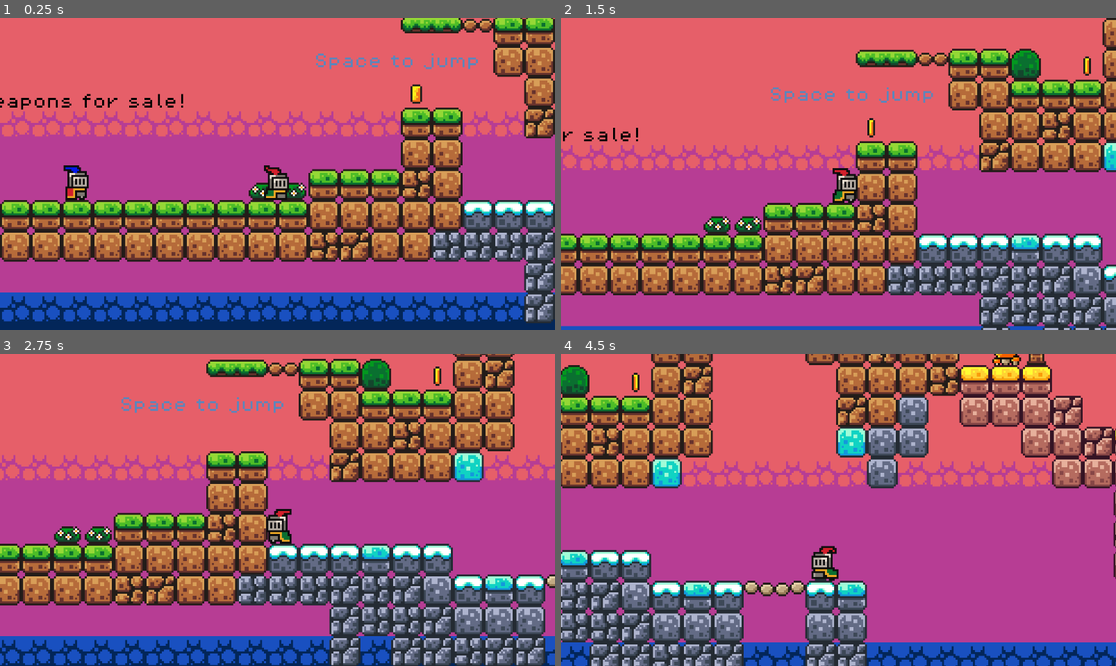
Above: before the commit, frames 1-4 (two rows, left to right).
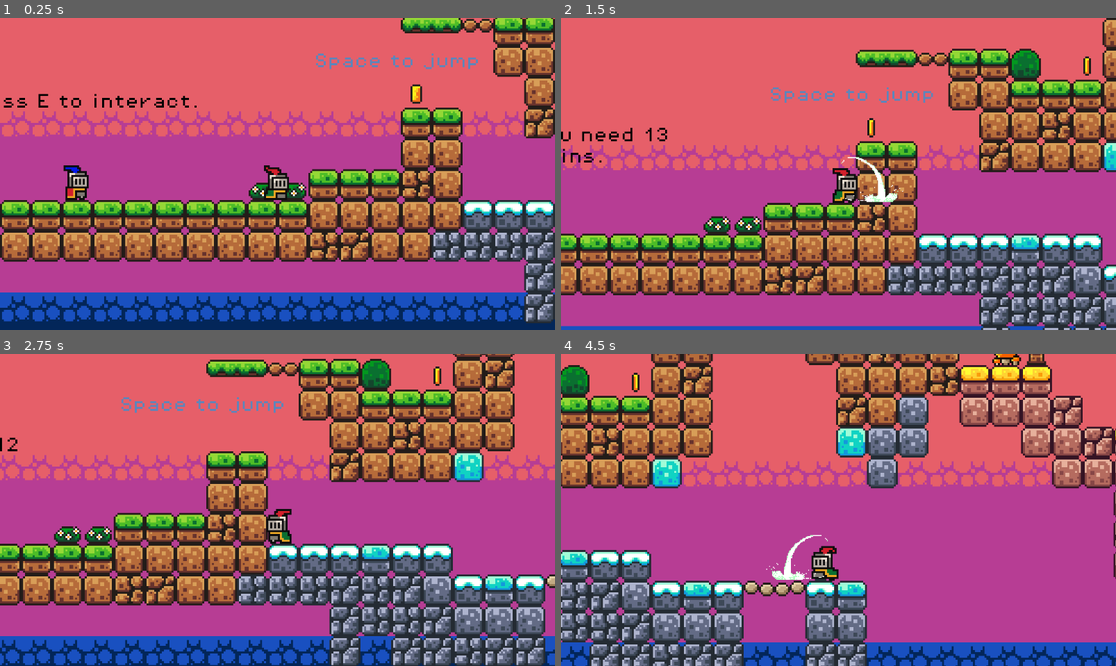
Above: after the commit, the same moments.

Repository: voyous/first-game-godot
Game: Godot game, scene res://scenes/game.tscn
Two runs of this game, one before a commit and one after it. Both use one fixed random seed, a clock stepped at 60 frames per second and the inputs below.
Inputs:
- Up to frame 1 (0.25 s): no input
- Up to frame 2 (1.5 s): tap E (interact) at 0.5, 0.6 s; hold Right (move_right) from 0.53 s (still down); tap Up (jump) at 0.77 s; tap X (attack, bound only after the commit) at 0.8, 1.35 s
- Up to frame 3 (2.75 s): tap Up (jump) at 1.52 s; tap E (interact) at 1.55, 2.1 s; release Right (move_right) at 2.03 s; hold Left (move_left) from 2.03 s (still down); tap X (attack, bound only after the commit) at 2.3 s
- Up to frame 4 (4.5 s): release Left (move_left) at 2.78 s; hold Right (move_right) 2.78-4.28 s; tap X (attack, bound only after the commit) at 2.85, 3.8, 4.35 s; tap Up (jump) at 3.02, 3.77 s; tap E (interact) at 3.05, 3.6 s; hold Left (move_left) from 4.28 s (still down)

The runs differ from the first frame. In frame 1, 0.6% of the frame differs, in the area x 0-36%, y 24-30%; in frame 2, 0.7%, in the area x 0-62%, y 35-60%; in frame 3, less than 0.1%; in frame 4, 0.3%.

Commit message:
added attack animation

Diff:
--- a/project.godot
+++ b/project.godot
@@ -45,6 +45,11 @@
 "events": [Object(InputEventKey,"resource_local_to_scene":false,"resource_name":"","device":-1,"window_id":0,"alt_press …(192 unchanged characters)…
 ]
 }
+attack={
+"deadzone": 0.2,
+"events": [Object(InputEventKey,"resource_local_to_scene":false,"resource_name":"","device":-1,"window_id":0,"alt_pressed":false,"shift_pressed":false,"ctrl_pressed":false,"meta_pressed":false,"pressed":false,"keycode":0,"physical_keycode":88,"key_label":0,"unicode":120,"location":0,"echo":false,"script":null)
+]
+}
 
 [rendering]
 
--- /dev/null
+++ b/scenes/attack.tscn
@@ -0,0 +1,56 @@
+[gd_scene load_steps=9 format=3 uid="uid://b42nbn0ygtuot"]
+
+[ext_resource type="Texture2D" uid="uid://b7qoqpnjkmaul" path="res://assets/sprites/nada (2).png" id="1_7gqiv"]
+[ext_resource type="Script" uid="uid://7f4f7bk3ip1q" path="res://scripts/attack.gd" id="1_m0rgg"]
+[ext_resource type="Texture2D" uid="uid://byaab0nkk673t" path="res://assets/sprites/A200-1.png" id="2_m0rgg"]
+[ext_resource type="Texture2D" uid="uid://dv5kvyuyvpq7c" path="res://assets/sprites/A200-2.png" id="3_2shtu"]
+[ext_resource type="Texture2D" uid="uid://hufymbe7flv" path="res://assets/sprites/A200-3.png" id="4_40vx7"]
+[ext_resource type="Texture2D" uid="uid://h7ap02mewtqo" path="res://assets/sprites/A200-4.png" id="5_skmhp"]
+
+[sub_resource type="SpriteFrames" id="SpriteFrames_j1mqd"]
+animations = [{
+"frames": [{
+"duration": 1.0,
+"texture": ExtResource("1_7gqiv")
+}, {
+"duration": 1.0,
+"texture": ExtResource("2_m0rgg")
+}, {
+"duration": 1.0,
+"texture": ExtResource("3_2shtu")
+}, {
+"duration": 1.0,
+"texture": ExtResource("4_40vx7")
+}, {
+"duration": 1.0,
+"texture": ExtResource("5_skmhp")
+}, {
+"duration": 1.0,
+"texture": ExtResource("1_7gqiv")
+}],
+"loop": false,
+"name": &"default",
+"speed": 15.0
+}]
+
+[sub_resource type="RectangleShape2D" id="RectangleShape2D_m0rgg"]
+size = Vector2(15, 16)
+
+[node name="attack" type="Area2D"]
+collision_layer = 4
+collision_mask = 4
+script = ExtResource("1_m0rgg")
+
+[node name="AnimatedSprite2D" type="AnimatedSprite2D" parent="."]
+position = Vector2(-3.8147e-06, -17)
+scale = Vector2(0.0644531, 0.0644531)
+sprite_frames = SubResource("SpriteFrames_j1mqd")
+autoplay = "default"
+frame = 5
+frame_progress = 1.0
+
+[node name="CollisionShape2D" type="CollisionShape2D" parent="."]
+position = Vector2(2.5, -5)
+shape = SubResource("RectangleShape2D_m0rgg")
+
+[connection signal="body_entered" from="." to="." method="_on_body_entered"]
--- a/scenes/merchant.tscn
+++ b/scenes/merchant.tscn
@@ -49,12 +49,11 @@
 position = Vector2(0, -12)
 sprite_frames = SubResource("SpriteFrames_krsg3")
 autoplay = "default"
-frame_progress = 0.645208
+frame_progress = 0.643073
 
 [node name="Timer" type="Timer" parent="."]
 
 [node name="Area2D" type="Area2D" parent="."]
-collision_mask = 2
 
 [node name="CollisionShape2D" type="CollisionShape2D" parent="Area2D"]
 position = Vector2(0, -11)
--- a/scenes/player.tscn
+++ b/scenes/player.tscn
@@ -1,8 +1,9 @@
-[gd_scene load_steps=31 format=3 uid="uid://1ahhfxgysgfe"]
+[gd_scene load_steps=32 format=3 uid="uid://1ahhfxgysgfe"]
 
 [ext_resource type="Texture2D" uid="uid://csdi5v0vagg3t" path="res://assets/sprites/knight.png" id="1_3vyb7"]
 [ext_resource type="Script" uid="uid://dm3nd4gyrusy5" path="res://scripts/player.gd" id="1_g2els"]
 [ext_resource type="AudioStream" uid="uid://mmf38qify5l5" path="res://assets/sounds/jump.wav" id="3_qhqgy"]
+[ext_resource type="AudioStream" uid="uid://b7xiy8xttn5gi" path="res://assets/sounds/tap.wav" id="4_dqkch"]
 
 [sub_resource type="AtlasTexture" id="AtlasTexture_4ni07"]
 atlas = ExtResource("1_3vyb7")
@@ -223,3 +224,7 @@
 [node name="jumpSound" type="AudioStreamPlayer2D" parent="."]
 stream = ExtResource("3_qhqgy")
 bus = &"SFX"
+
+[node name="attackSound" type="AudioStreamPlayer2D" parent="."]
+stream = ExtResource("4_dqkch")
+bus = &"SFX"
--- /dev/null
+++ b/scripts/attack.gd
@@ -0,0 +1,20 @@
+extends Node2D
+
+@onready var animated_sprite: AnimatedSprite2D = $AnimatedSprite2D
+@onready var audio_stream_player_2d: AudioStreamPlayer2D = $AudioStreamPlayer2D
+
+var anim_is_playing = false;
+
+# Called when the node enters the scene tree for the first time.
+func _ready() -> void:
+	pass # Replace with function body.
+
+
+# Called every frame. 'delta' is the elapsed time since the previous frame.
+func _process(delta: float) -> void:
+	if !animated_sprite.is_playing():
+		queue_free();
+
+
+func _on_body_entered(body: Node2D) -> void:
+	body.queue_free();
--- a/scripts/merchant.gd
+++ b/scripts/merchant.gd
@@ -33,7 +33,7 @@
 			elif game_manager.check_weapon_is_enabled():
 				game_manager.update_merch_text("I'm not made of swords bro.");
 			else:
-				game_manager.update_merch_text("Here's your sword, don't cut yourself haha.");
+				game_manager.update_merch_text("Here's your sword, don't cut yourself haha. \n Press X to attack...");
 				game_manager.enable_weapon();
 				print(game_manager.check_weapon_is_enabled());
 
--- a/scripts/player.gd
+++ b/scripts/player.gd
@@ -4,13 +4,28 @@
 const SPEED = 140
 const JUMP_VELOCITY = -300.0
 var is_dead = false;
+var createdAttack = preload("res://scenes/attack.tscn");
+var currentDirection = 0;
 
 @onready var animated_sprite: AnimatedSprite2D = $AnimatedSprite2D
 @onready var jump_sound: AudioStreamPlayer2D = $jumpSound
+@onready var attack_sound: AudioStreamPlayer2D = $attackSound
 
 func die():
 	is_dead = true;
 	animated_sprite.play("death");
+
+func createAttack():
+	var new_attack = createdAttack.instantiate();
+	add_child(new_attack);
+	if currentDirection == 1:
+		new_attack.position.x = 14;
+		var sprite = new_attack.get_node("AnimatedSprite2D");
+		sprite.flip_h = false;
+	elif currentDirection == -1:
+		new_attack.position.x = -14;
+		var sprite = new_attack.get_node("AnimatedSprite2D");
+		sprite.flip_h = true;
 
 func _physics_process(delta: float) -> void:
 	# Add the gravity.
@@ -25,11 +40,18 @@
 	# Get input direction: -1, 0, 1
 	var direction := Input.get_axis("move_left", "move_right")
 
+	# Creates attack instance infront of character
+	if Input.is_action_just_pressed("attack"):
+		createAttack();
+		attack_sound.play();
+
 	# Flips the sprite:
 	if direction > 0:
 		animated_sprite.flip_h = false;
+		currentDirection = 1;
 	if direction < 0:
 		animated_sprite.flip_h = true;
+		currentDirection = -1;
 
 	# Play animations:
 	if is_dead:
Binary file added: assets/sprites/A200-1.png
Not shown, added: assets/sprites/A200-1.png.import
Binary file added: assets/sprites/A200-2.png
Not shown, added: assets/sprites/A200-2.png.import
Binary file added: assets/sprites/A200-3.png
Not shown, added: assets/sprites/A200-3.png.import
Binary file added: assets/sprites/A200-4.png
Not shown, added: assets/sprites/A200-4.png.import
Binary file added: assets/sprites/nada (2).png
Not shown, added: assets/sprites/nada (2).png.import
Not shown, added: scripts/attack.gd.uid
